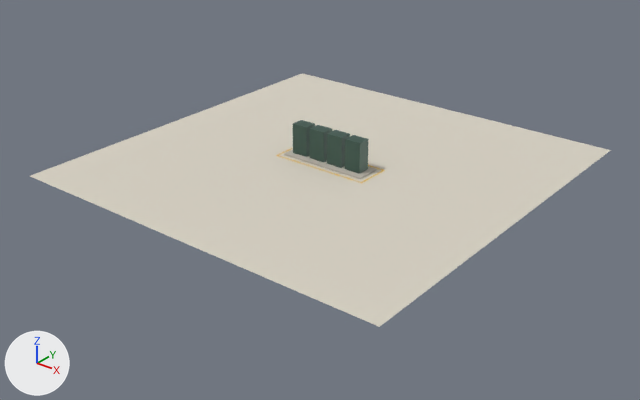
Before and after pictures for a commit that changed the Blender file assets/blender/storage/st-base.blend.
One viewpoint serves both versions: a camera (50 mm lens) standing at (100.4, -16.6, 25.6) and looking at (64.5, 28.3, -2.2). The axes (+X, +Y, +Z) are drawn at lower left. The lights are the same throughout. The older version comes first.

Names of what the first picture shows: 'Preview_Cabinet_1', 'Preview_Cabinet_2', 'Preview_Cabinet_3', 'Preview_Cabinet_4', 'Preview_Ground' and 2 more.
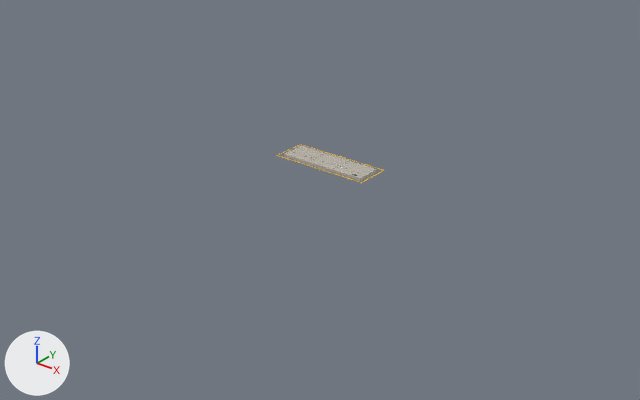
What the commit changed:
Object 'Preview_Cabinet_1' (ob_preview_cabinet_1) is deleted.
Object 'Preview_Cabinet_2' (ob_preview_cabinet_2) is deleted.
Object 'Preview_Cabinet_3' (ob_preview_cabinet_3) is deleted.
Object 'Preview_Cabinet_4' (ob_preview_cabinet_4) is deleted.
Object 'Preview_Ground' (ob_preview_ground) is deleted.

What differs and where, as boxes [x1, y1, x2, y2] in the pictures (640 x 400 px):
'Preview_Ground', deleted (pale yellow)
    before: [30, 73, 611, 327]
'Preview_Cabinet_4', deleted
    before: [345, 135, 369, 174]
'Preview_Cabinet_3', deleted (dark green)
    before: [327, 130, 350, 168]
'Preview_Cabinet_2', deleted (dark green)
    before: [309, 125, 332, 162]
'Preview_Cabinet_1', deleted (dark green)
    before: [292, 120, 315, 157]
'Storage_Base_Platform', unchanged, uncovered by the edit
    before: [284, 150, 377, 179]
    after: [284, 146, 377, 181]
